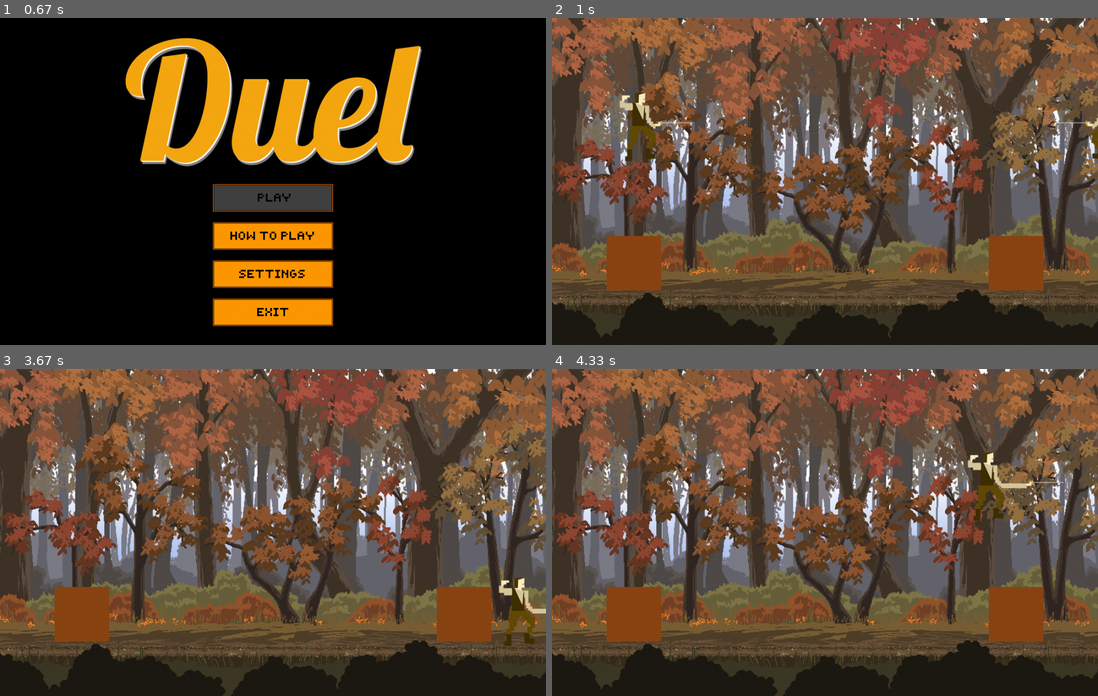
Above: before the commit, frames 1-4 (two rows, left to right).
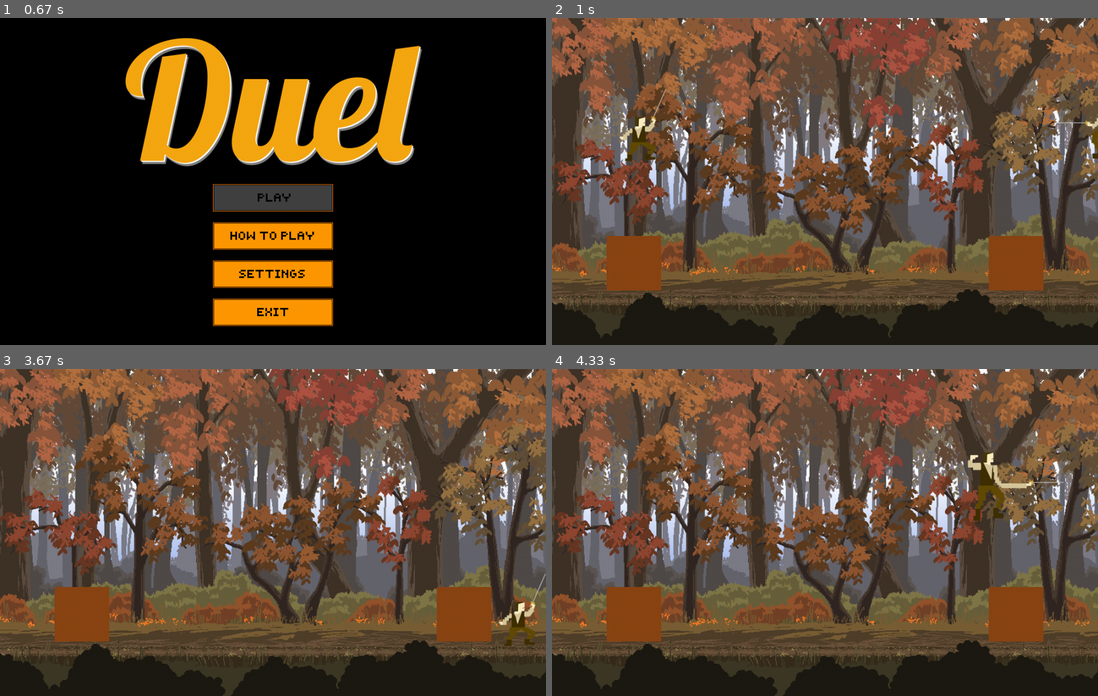
Above: after the commit, the same moments.

Repository: AlexisDougherty13/Duel
Game: pygame game, started from theMain.py
Same seed, same stepped clock (60 frames per second), same inputs: the game is played once before the commit and once after it.
Inputs (mouse positions are in pixels of both pictures, inside the frame that each line leads up to):
- Up to frame 1 (0.67 s): click (251, 194) at 0.38 s
- Up to frame 2 (1 s): hold S from 0.67 s (still down); hold Right from 0.67 s (still down); move the mouse to (825, 201) at 0.7 s
- Up to frame 3 (3.67 s): release S at 1.13 s; release Right at 1.13 s; hold Right Shift 1.17-1.63 s; hold Right 1.17-1.63 s; hold D 1.17-1.63 s; tap F at 1.23, 1.53, 1.73, 2.03, 2.23, 2.57, 2.87, 3.07, 3.37, 3.63 s; hold Right 1.67-2.13 s; hold D 1.67-2.13 s; hold Up 2.17-2.47 s; hold W 2.17-2.47 s; tap Right Ctrl at 2.32 s; hold Right 2.5-2.97 s; hold D 2.5-2.97 s; tap Space at 2.65 s; hold Left 3-3.53 s; hold A 3-3.53 s; hold Down from 3.57 s (still down); hold S from 3.57 s (still down)
- Up to frame 4 (4.33 s): tap Right Ctrl at 3.72 s; release Down at 3.87 s; release S at 3.87 s; hold Left 3.9-4.3 s; hold A 3.9-4.3 s; tap F at 3.97, 4.27 s; tap Space at 4.05 s

Frame 1 is identical in both runs. In frame 2, 0.8% of the frame differs, in the area x 12-26%, y 21-44%; in frame 3, 0.7%; in frame 4, nothing differs.

Commit message:
ducks are here, quack quack

Diff:
--- a/gameEngine.py
+++ b/gameEngine.py
@@ -103,6 +103,8 @@
                     if event.key == pygame.K_SPACE:
                         adjustPlayer(1, "up", True)
                     if event.key == pygame.K_s:
+                        if player1.getPlayerState("sword_height") == 1:
+                            player1.setPlayerState("ducking", True)
                         adjustPlayer(1, "sword_movement", -1)
                     elif event.key == pygame.K_w:
                         adjustPlayer(1, "sword_movement", 1)
@@ -116,6 +118,8 @@
                     if event.key == pygame.K_RSHIFT:
                         adjustPlayer(2, "up", True)
                     if event.key == pygame.K_DOWN:
+                        if player2.getPlayerState("sword_height") == 1:
+                            player2.setPlayerState("ducking", True)
                         adjustPlayer(2, "sword_movement", -1)
                     elif event.key == pygame.K_UP:
                         adjustPlayer(2, "sword_movement", 1)
@@ -134,13 +138,16 @@
                     adjustPlayer(1, "left", False)
                 if event.key == pygame.K_SPACE:
                     adjustPlayer(1, "up", False)
+                if event.key == pygame.K_s:
+                    player1.setPlayerState("ducking", False)
                 if event.key == pygame.K_LEFT:
                     adjustPlayer(2, "left", False)
                 elif event.key == pygame.K_RIGHT:
                     adjustPlayer(2, "right", False)
                 if event.key == pygame.K_RSHIFT:
                     adjustPlayer(2, "up", False)
-
+                if event.key == pygame.K_DOWN:
+                    player2.setPlayerState("ducking", False)
 
         # NON EVENT BASED ACTIONS
         # Player 1 Sprite/Movement
@@ -204,12 +211,18 @@
 
         #Collision stuffs
         if player1.getPlayerState("ghost_counter") > 300 or player1.getPlayerState("ghost_counter") == -1:
-            player1body = Rect(player1.rect.x + 127, player1.rect.y - 16, 15, 140)
+            if player1.getPlayerState("ducking") == False:
+                player1body = Rect(player1.rect.x + 127, player1.rect.y - 16, 15, 140)
+            else:
+                player1body = Rect(player1.rect.x + 127, player1.rect.y + 54, 15, 70)
         else:
             player1body = Rect(-100, -100, 1, 1)
 
         if player2.getPlayerState("ghost_counter") > 300 or player2.getPlayerState("ghost_counter") == -1:
-            player2body = Rect(player2.rect.x + 127, player2.rect.y - 16, 15, 140)
+            if player2.getPlayerState("ducking") == False:
+                player2body = Rect(player2.rect.x + 127, player2.rect.y - 16, 15, 140)
+            else:
+                player2body = Rect(player2.rect.x + 127, player2.rect.y + 54, 15, 70)
         else:
             player2body = Rect(-100, -100, 1, 1)
 
@@ -248,6 +261,12 @@
                 player1.setPlayerState("ghost", False)
                 #screen follows player 1
 
+        #Just died
+        if player1.getPlayerState("ghost_counter") == 0:
+            player1.setPlayerState("ducking", False)
+        if player2.getPlayerState("ghost_counter") == 0:
+            player2.setPlayerState("ducking", False)
+
         if player1.getPlayerState("ghost_counter") > -1:
             #print("woooooowie")
             player1.setPlayerState("ghost_counter", player1.getPlayerState("ghost_counter") + 1)
--- a/swordHitBoxes.py
+++ b/swordHitBoxes.py
@@ -6,24 +6,27 @@
 	point2 = -1
 	height = -1
 	if abs(player.getPlayerState("x_velocity")) < 10 and (player.getPlayerState("ghost_counter") > 300 or player.getPlayerState("ghost_counter") == -1): #if sword is ready
-		if player.getDirection() == "left":
-			if not player.getPlayerState("thrusting"): #if player is not attacking
-				point1 = player.rect.x + 41
-				point2 = player.rect.x + 97
-			else: #player is attacking
-				point1 = player.rect.x + 0
-				point2 = player.rect.x + 55
+		if player.getPlayerState("ducking") == False:
+			if player.getDirection() == "left":
+				if not player.getPlayerState("thrusting"): #if player is not attacking
+					point1 = player.rect.x + 41
+					point2 = player.rect.x + 97
+				else: #player is attacking
+					point1 = player.rect.x + 0
+					point2 = player.rect.x + 55
+			else:
+				if not player.getPlayerState("thrusting"): #if player is not attacking
+					point1 = player.rect.x + 171
+					point2 = player.rect.x + 227
+				else: #player is attacking
+					point1 = player.rect.x + 213
+					point2 = player.rect.x + 268
+			if player.getPlayerState("sword_height") == 1:
+				height = player.rect.y + 61
+			elif player.getPlayerState("sword_height") == 2:
+				height = player.rect.y + 37
+			elif player.getPlayerState("sword_height") == 3:
+				height = player.rect.y + 13
 		else:
-			if not player.getPlayerState("thrusting"): #if player is not attacking
-				point1 = player.rect.x + 171
-				point2 = player.rect.x + 227
-			else: #player is attacking
-				point1 = player.rect.x + 213
-				point2 = player.rect.x + 268
-		if player.getPlayerState("sword_height") == 1:
-			height = player.rect.y + 61
-		elif player.getPlayerState("sword_height") == 2:
-			height = player.rect.y + 37
-		elif player.getPlayerState("sword_height") == 3:
-			height = player.rect.y + 13
+			pass #add some hitbox in upper corner maybe
 	return Rect(point1, height, point2-point1, 3)
